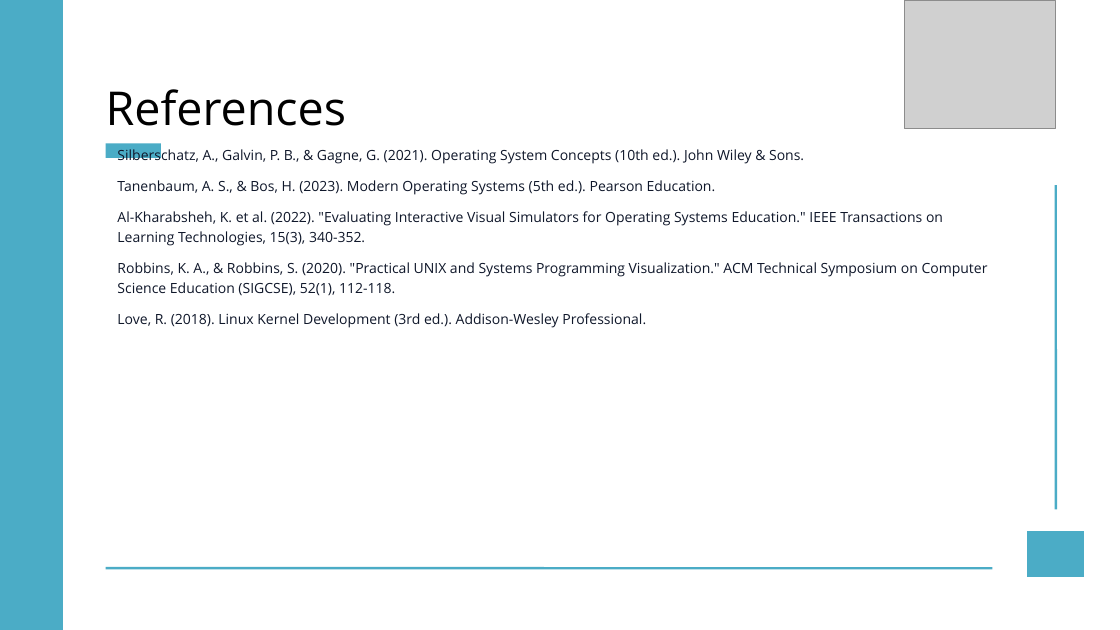
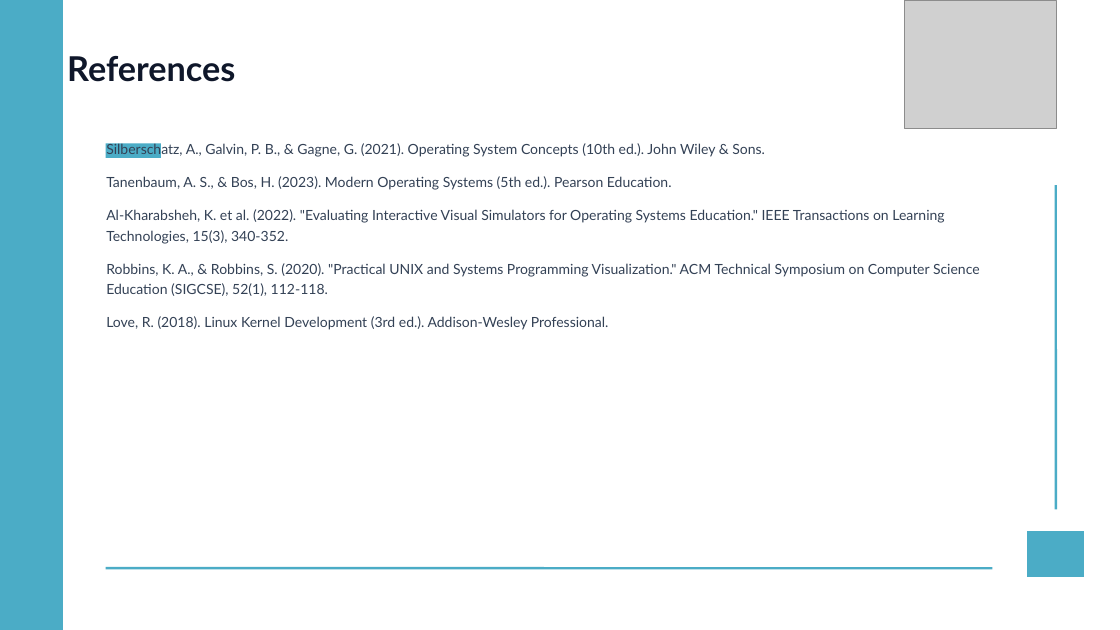
Before and after one commit to Manthan270706/OScope-Operating_Systems_Simulation, a slide deck: slide 8 of Mid Sem PPT.pptx. Drawn at 1120x630 pixels with LibreOffice and Linux fonts; fonts in the diff are those of the drawing; grey boxes stand for pictures. Boxes give left, top, right and bottom in pixels: in the first picture for what was removed or moved away, otherwise in the second. Text is boxed around its words. In the diff, an @@ line names an element or a change of style, - is before the commit and + after.

Commit message:
docs: format presentation with Lato and Lato Bold fonts and optimize slide layouts

```diff
--- a/Mid Sem PPT.pptx
+++ b/Mid Sem PPT.pptx
@@ text "References": place and size @@
-text "References" at [106,89,347,126]
+text "References" at [67,56,235,82]
@@ text "References" at [67,56,235,82]: size 60 to 44 pt, font Open Sans to Lato, text colour #000000 to #0F172A, bold on; line spacing 102.5pt to 1 @@
@@ text "Silberschatz, A., Galvin, P. B., ...": place and size @@
-text "Silberschatz, A., Galvin, P. B., ..." at [117,146,988,328]
+text "Silberschatz, A., Galvin, P. B., ..." at [106,142,980,330]
@@ text "Silberschatz, A., Galvin, P. B., ..." at [106,142,980,330]: font Open Sans to Lato, text colour #0F172A to #334155; line spacing 1.2 to 1.22; more space between paragraphs @@
```
Also in this commit, not shown: 8 other slides changed, 1 other file.
